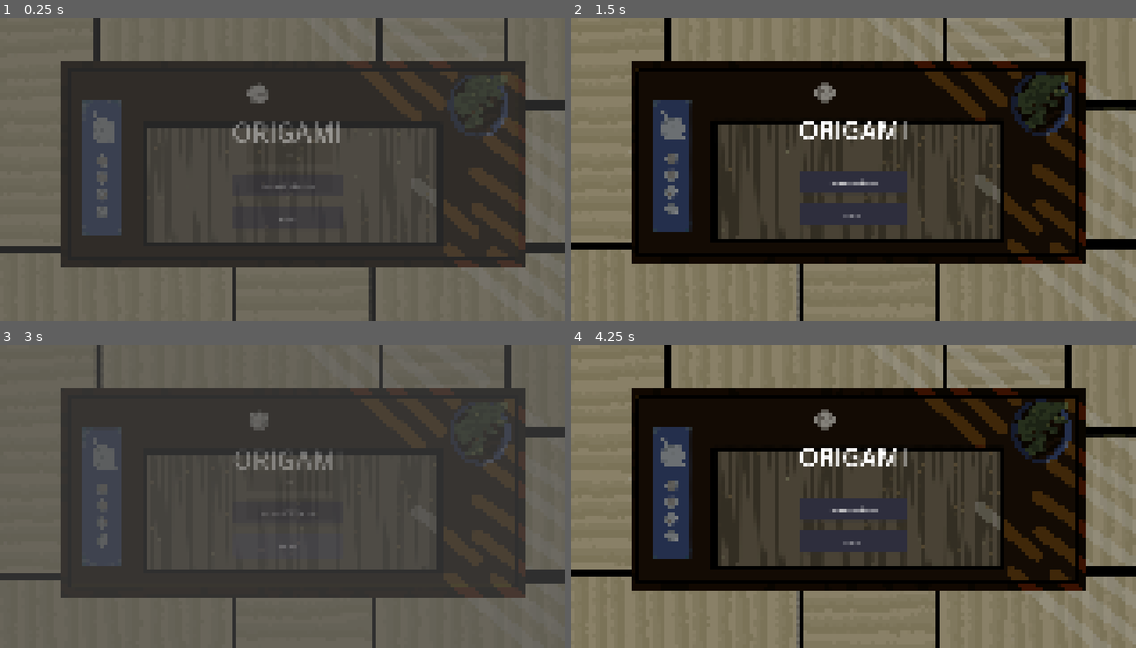
Above: before the commit, frames 1-4 (two rows, left to right).
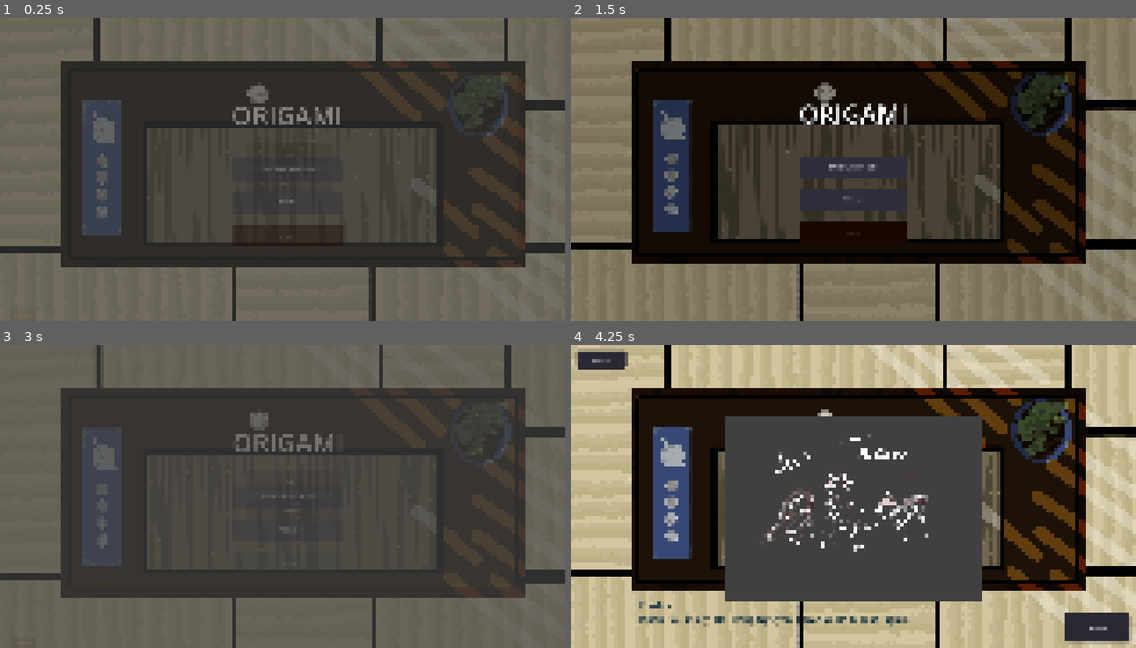
Above: after the commit, the same moments.

Repository: Laran123/MediDa_Origami_Meister
Game: Godot game, scene res://start_menu.tscn
Two runs of this game, one before a commit and one after it. Both use one fixed random seed, a clock stepped at 60 frames per second and the inputs below.
Inputs (mouse positions are in pixels of both pictures, inside the frame that each line leads up to):
- Up to frame 1 (0.25 s): no input
- Up to frame 2 (1.5 s): click "Regal" at 0.5 s; click (593, 308) at 1.25 s, where only the run after the commit has a clickable "Credits"
- Up to frame 3 (3 s): click "REGAL" at 2 s; click "Zurück" at 2.75 s
- Up to frame 4 (4.25 s): click (853, 557) at 3.5 s, where only the run after the commit has a clickable "Credits"

The runs differ from the first frame. In frame 1, 2.0% of the frame differs, in the area x 41-61%, y 29-75%; in frame 2, 4.3%; in frame 3, 1.1%; in frame 4, 68%, in the area x 0-100%, y 0-100%.

Commit message:
Credit szene hinzugefügt

Diff:
--- /dev/null
+++ b/neues-spiel/credits.tscn
@@ -0,0 +1,19 @@
+[gd_scene format=3 uid="uid://cntjbl56hnylt"]
+
+[ext_resource type="Texture2D" uid="uid://c6sgecnmnv1dh" path="res://Assets/credits.png" id="1_nm7lk"]
+
+[sub_resource type="SpriteFrames" id="SpriteFrames_t5rx0"]
+animations = [{
+"frames": [{
+"duration": 1.0,
+"texture": ExtResource("1_nm7lk")
+}],
+"loop": true,
+"name": &"default",
+"speed": 5.0
+}]
+
+[node name="credits" type="Node2D" unique_id=800440611]
+
+[node name="AnimatedSprite2D" type="AnimatedSprite2D" parent="." unique_id=1944441964]
+sprite_frames = SubResource("SpriteFrames_t5rx0")
--- a/neues-spiel/gamescreen.gd
+++ b/neues-spiel/gamescreen.gd
@@ -1,5 +1,6 @@
 extends Control
 
+@onready var label_credits = $LabelCredits
 var figur = ""
 var step = 0
 var total_frames = 0
@@ -9,6 +10,9 @@
 func _ready():
 	_build_ui()
 	_load_figur_scene()
+
+	if figur == 'Credits':
+		label_credits.visible = true
 
 func set_figur(f: String):
 	figur = f
@@ -28,6 +32,7 @@
 
 	total_frames = animated_sprite.sprite_frames.get_frame_count(
 		animated_sprite.animation)
+
 
 	call_deferred("_position_sprite")
 
--- a/neues-spiel/gamescreen.tscn
+++ b/neues-spiel/gamescreen.tscn
@@ -24,3 +24,14 @@
 offset_bottom = -0.6201172
 expand_mode = 1
 stretch_mode = 6
+
+[node name="LabelCredits" type="Label" parent="." unique_id=1134475253]
+layout_mode = 0
+offset_left = 489.0
+offset_top = 1830.0
+offset_right = 3198.0
+offset_bottom = 2037.0
+theme_override_colors/font_color = Color(0.011764706, 0.13725491, 0.20784314, 1)
+theme_override_font_sizes/font_size = 67
+text = "Credits:
+Jolien Paulinsky, Hai Dang Nguyen, Laran Wolf, Milosz Figura"
--- a/neues-spiel/regal_szene.tscn
+++ b/neues-spiel/regal_szene.tscn
@@ -13,6 +13,10 @@
 texture = ExtResource("1_r2boi")
 
 [node name="SnapPoints" type="Node2D" parent="." unique_id=1508465846]
+
+[node name="Marker31" type="Marker2D" parent="SnapPoints" unique_id=1203231208 groups=["snap_points"]]
+position = Vector2(720, 155)
+script = ExtResource("2_wk5ws")
 
 [node name="Marker30" type="Marker2D" parent="SnapPoints" unique_id=1471452977 groups=["snap_points"]]
 position = Vector2(1135, 484)
--- a/neues-spiel/start_menu.gd
+++ b/neues-spiel/start_menu.gd
@@ -2,6 +2,7 @@
 
 var btn_origami
 var btn_regal
+var btn_credits
 
 func _ready():
 	_build_ui()
@@ -55,6 +56,14 @@
 	btn_regal.pressed.connect(_on_regal_pressed)
 	vbox.add_child(btn_regal)
 
+	btn_credits = Button.new()
+	btn_credits.text = "Credits"
+	btn_credits.custom_minimum_size = Vector2(650, 160)
+	_style_button_credits(btn_credits)
+	btn_credits.add_theme_font_size_override("font_size", 30)
+	btn_credits.pressed.connect(_on_credits_pressed)
+	vbox.add_child(btn_credits)
+
 func _style_button(btn: Button):
 
 	var normal = StyleBoxFlat.new()
@@ -68,14 +77,30 @@
 	normal.content_margin_top = 20
 	normal.content_margin_bottom = 20
 
-	var hover = normal.duplicate()
-	hover.bg_color = Color(0.26, 0.26, 0.34)
-
 	var pressed = normal.duplicate()
 	pressed.bg_color = Color(0.12, 0.12, 0.16)
 
 	btn.add_theme_stylebox_override("normal", normal)
-	btn.add_theme_stylebox_override("hover", hover)
+	btn.add_theme_stylebox_override("pressed", pressed)
+
+func _style_button_credits(btn: Button):
+
+	var normal = StyleBoxFlat.new()
+	normal.bg_color = Color(0.093, 0.029, 0.001, 1.0)
+	normal.corner_radius_top_left = 22
+	normal.corner_radius_top_right = 22
+	normal.corner_radius_bottom_left = 22
+	normal.corner_radius_bottom_right = 22
+	normal.content_margin_left = 30
+	normal.content_margin_right = 30
+	normal.content_margin_top = 30
+	normal.content_margin_bottom = 20
+
+
+	var pressed = normal.duplicate()
+	pressed.bg_color = Color(0.139, 0.073, 0.004, 1.0)
+
+	btn.add_theme_stylebox_override("normal", normal)
 	btn.add_theme_stylebox_override("pressed", pressed)
 
 func _animate_in():
@@ -92,3 +117,11 @@
 
 func _on_origami_wahlen_pressed():
 	get_tree().change_scene_to_file("res://origami_wahlen.tscn")
+func _on_credits_pressed():
+	var credits = 'Credits'
+	var scene = load("res://GameScreen.tscn").instantiate()
+	scene.set_figur(credits)
+
+	get_tree().root.add_child(scene)
+	get_tree().current_scene.queue_free()
+	get_tree().current_scene = scene
--- a/neues-spiel/start_menu.tscn
+++ b/neues-spiel/start_menu.tscn
@@ -10,6 +10,16 @@
 grow_horizontal = 2
 grow_vertical = 2
 script = ExtResource("1_sm")
+
+[node name="Credits" type="Button" parent="." unique_id=1680773426]
+layout_mode = 0
+offset_left = 81.0
+offset_top = 2054.0
+offset_right = 263.0
+offset_bottom = 2134.0
+theme_override_colors/font_color = Color(0.7882353, 0.4862745, 0.4392157, 1)
+theme_override_font_sizes/font_size = 40
+text = "Credits"
 
 [node name="Regal" type="Button" parent="." unique_id=300000002]
 layout_mode = 1
Binary file added: neues-spiel/Assets/credits.png
Not shown, added: neues-spiel/Assets/credits.png.import
Not shown: 1 places in neues-spiel/start_menu.tscn that only renumber resources
Not shown, added: Assets/credits.png
